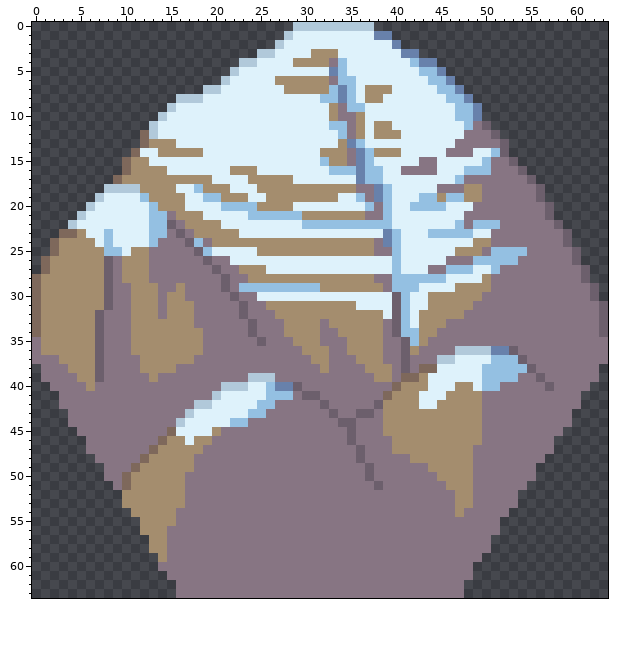
One commit to this pixel-art sprite: Images/TileSets/Civ6/Tiles/Mount Kailash.png. Above is the file before it was changed.
The file is 64x64 pixels.
The result:
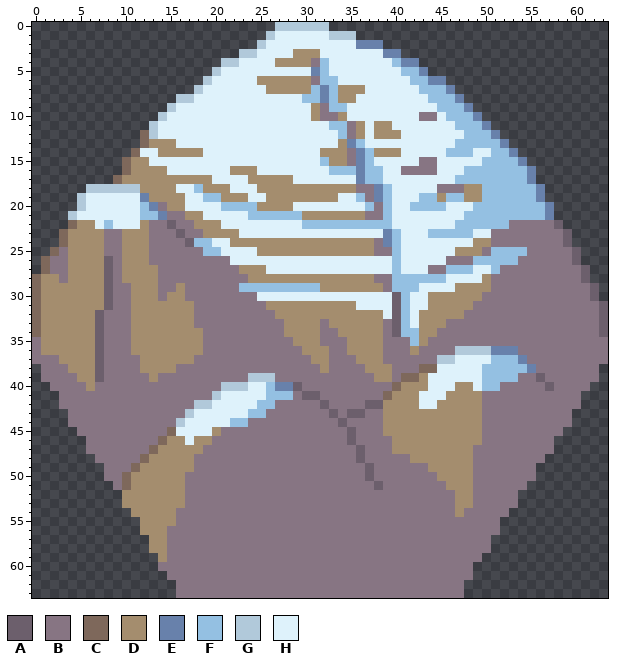
Palette (. is transparent): A #6c5f6c  B #877583  C #7e685b  D #a48d6e  E #6881ab  F #94c0e2  G #b1c9da  H #def2fb
The exact change:
@@ x 0..63 @@
- 0 .............................GGGGGGGGG..........................
- 1 ............................GHHHHHHHHHEE........................
- 2 ...........................GHHHHHHHHHHHHE.......................
- 3 .........................GGHHHHDDDHHHHHHHEE.....................
- 4 .......................GGHHHHDDDDBFHHHHHHHFEE...................
- 5 ......................GHHHHHHHHHHEFHHHHHHHHFFE..................
- 6 .....................GHHHHHDDDDDDBFFHHHHHHHHFFE.................
- 7 ...................GGHHHHHHHDDDDDFEFHDDDHHHHHFFE................
- 8 ................GGGHHHHHHHHHHHHHFFEFHDDHHHHHHHFFE...............
- 9 ...............GHHHHHHHHHHHHHHHHHDBFFHHHHHHHHHHFFE..............
-10 ..............GHHHHHHHHHHHHHHHHHHDBBDHHHHHHHHHHFFE..............
-11 .............GHHHHHHHHHHHHHHHHHHHFFBDHDDHHHHHHHHFBA.............
-12 ............CGHHHHHHHHHHHHHHHHHHHHFBDHDDDHHHHHHHBBBA............
-13 ............CDDDHHHHHHHHHHHHHHHHHHDEFHHHHHHHHHHBBBBBA...........
-14 ...........CHHDDDDDHHHHHHHHHHHHHDDDBEFDDDHHHHHBBBHHFA...........
-15 ..........CDDHHHHHHHHHHHHHHHHHHHFDDBEFHHHHHBBHHHHHFBBA..........
-16 ..........CDDDDHHHHHHHDDDHHHHHHHHFFFEFFHHBBBBHHHFFFBBBA.........
-17 .........CDDDDDDDDDDHHHHDDDDDHHHHHHHEFFHHHHHHHHFBBBBBBBA........
-18 ........GGGGDDDDHHFDDDHHHDDDDDDDDDDDBBEFHHHHHBBBDDBBBBBBA.......
-19 .......GHHHHFDDDDHHFFDDDHHDDDDDDDDHHFBEFHHHFFDFFDDBBBBBBA.......
-20 ......GHHHHHHFDDDHHHHFFFFDDDDHHHHHHHHFBFHHFFFFHHHBBBBBBBBA......
-21 .....GHHHHHHHFFBDDDHHHHHFFFFFFDDDDDDDBBFHHHHHHHHBBBBBBBBBA......
-22 ....GHHHHHHHHFFABDDDDHHHHHHHHHFFFFFFFFFFHHHHHHHFBFFFBBBBBBA.....
-23 ...CCDHHFHHHHFFBABDDDDDHHHHHHHHHHHHHHHHEFHHHFFFFFHHBBBBBBBBA....
-24 ..CDDDDHFHHHHFBBBAFBDDDDDDDDDDDDDDDDDDBEFHHHHHHHHDDBBBBBBBBA....
-25 ..CDDDDDFFHDDBBBBBAFHHHHHDDDDDDDDDDDDDBBFHHHHHHDDDBFFFFBBBBBA...
-26 .CDDDDDDABDDDBBBBBBABBHHHHHHHHHHHHHHHHHHFHHHHHBBBFFFFFBBBBBBA...
-27 .CDDDDDDABDDDBBBBBBBABBDDDHHHHHHHHHHHHHHFHHHBBFFFHHFBBBBBBBBBA..
-28 CDDDDDDDABDDDBBBBBBBBABBDDDDDDDDDDDDDDBBFFFFFFHHHHDBBBBBBBBBBA..
-29 CDDDDDDDABBDDDBBDBBBBABFFFFFFFFFDDDDDDDBFFFHHHHDDDDBBBBBBBBBBBA.
-30 CDDDDDDDABBDDDBDDBBBBBABBHHHHHHHHHHHHHHHAFHHDDDDDDBBBBBBBBBBBBA.
-31 CDDDDDDDABBDDDBDDDBBBBBABBDDDDDDDDDDHHHHAFHHDDDDDBBBBBBBBBBBBBBA
-32 CDDDDDDABBBDDDBDDDBBBBBABBBDDDDDDDDDDDDHAFHDDDDDBBBBBBBBBBBBBBBA
-33 CDDDDDDABBBDDDDDDDBBBBBBABBBDDDDBDDDDDDBAFHDDDBBBBBBBBBBBBBBBBBA
-34 CDDDDDDABBBDDDDDDDDBBBBBABBBDDDDBBDDDDDBAFFDDBBBBBBBBBBBBBBBBBBA
-35 BDDDDDDABBBDDDDDDDDBBBBBBABBBDDDBBBDDDDBBAFDBBBBBBBBBBBBBBBBBBBB
-36 BDDDDDDABBBDDDDDDDDBBBBBBBBBBBDDDBBDDDDBBADBBBBGGGGEEABBBBBBBBBB
-37 BBBDDDDABBBBDDDDDDBBBBBBBBBBBBBDDBBBDDDBBABBBGGHHHHFFFABBBBBBBBB
-38 .BBBDDDABBBBDDDDBBBBBBBBBBBBBBBBDBBBBDDDBABCCHHHHHFFFFFABBBBBBB.
+ 0 ...........................GGGGGG...............................
+ 1 ..........................GHHHHHHGGG............................
+ 2 .........................GHHHHHHHHHHEEE.........................
+ 3 .......................GGHHHHDDDHHHHHHHEE.......................
+ 4 .....................GGHHHHDDDDBFHHHHHHHFEE.....................
+ 5 ....................GHHHHHHHHHHEFHHHHHHHHFFE....................
+ 6 ...................GHHHHHDDDDDDBFFHHHHHHHHFFEE..................
+ 7 ..................GHHHHHHHDDDDDFEFDDDHHHHHHFFFE.................
+ 8 ................GGHHHHHHHHHHHHFFEFDDHHHHHHHHFFFE................
+ 9 ...............GHHHHHHHHHHHHHHHDBFFHHHHHHHHHHFFFE...............
+10 ..............GHHHHHHHHHHHHHHHHDBBDHHHHHHHHBBHFFFE..............
+11 .............GHHHHHHHHHHHHHHHHHHHFFBDHDDHHHHHHHFFFE.............
+12 ............CGHHHHHHHHHHHHHHHHHHHHFBDHDDDHHHHHHHFFFE............
+13 ............CDDDHHHHHHHHHHHHHHHHHHDEFHHHHHHHHHHFFFFFE...........
+14 ...........CHHDDDDDHHHHHHHHHHHHHDDDBEFDDDHHHHHFFFHHFFE..........
+15 ..........CDDHHHHHHHHHHHHHHHHHHHFDDBEFHHHHHBBHHHHHFFFFE.........
+16 ..........CDDDDHHHHHHHDDDHHHHHHHHFFFEFFHHBBBBHHHFFFFFFFE........
+17 .........CDDDDDDDDDDHHHHDDDDDHHHHHHHEFFHHHHHHHHFFFFFFFFE........
+18 ......GGGGGGDDDDHHFDDDHHHDDDDDDDDDDDBBEFHHHHHBBBDDFFFFFFE.......
+19 .....GHHHHHHEDDDDHHFFDDDHHDDDDDDDDHHFBEFHHHFFDFFDDFFFFFFE.......
+20 .....GHHHHHHFEBDDHHHHFFFFDDDDHHHHHHHHFBFHHFFFFHHHFFFFFFFFE......
+21 ....GHHHHHHHFFEBBDDHHHHHFFFFFFDDDDDDDBBFHHHHHHHHFFFFFFFFFE......
+22 ....CDDHFHHHDBBABBDDDHHHHHHHHHFFFFFFFFFFHHHHHHHFFFFFFBBBBBA.....
+23 ...CDDDDBBDDDBBBABBDDDDHHHHHHHHHHHHHHHHEFHHHFFFFFHHBBBBBBBBA....
+24 ...CDDDDBBDDDBBBBAFFHHDDDDDDDDDDDDDDDDBEFHHHHHHHHDDBBBBBBBBA....
+25 ..CBDDDDBBDDDBBBBBBFFHHHHDDDDDDDDDDDDDBBFHHHHHHDDDBFFFFBBBBBA...
+26 .CBBDDDDABDDDBBBBBBBBBHHHHHHHHHHHHHHHHHHFHHHHHBBBFFFFFBBBBBBA...
+27 .CBBDDDDABDDDDBBBBBBBBBDDDHHHHHHHHHHHHHHFHHHBBFFFHHFBBBBBBBBBA..
+28 CDDBDDDDABDDDDBBBBBBBBBBDDDDDDDDDDDDDDBBFFFFFFHHHHDBBBBBBBBBBA..
+29 CDDDDDDDABBDDDBBDBBBBBBFFFFFFFFFDDDDDDDBFFFHHHHDDDDBBBBBBBBBBBA.
+30 CDDDDDDDABBDDDBDDBBBBBBBBHHHHHHHHHHHHHHHAFHHDDDDDDBBBBBBBBBBBBA.
+31 CDDDDDDDABBDDDDDDDBBBBBBBBDDDDDDDDDDHHHHAFHHDDDDDBBBBBBBBBBBBBBA
+32 CDDDDDDABBBDDDDDDDBBBBBBBBBDDDDDDDDDDDDHAFHDDDDDBBBBBBBBBBBBBBBA
+33 CDDDDDDABBBDDDDDDDBBBBBBBBBBDDDDBDDDDDDBAFHDDDBBBBBBBBBBBBBBBBBA
+34 CDDDDDDABBBDDDDDDDDBBBBBBBBBDDDDBBDDDDDBAFFDDBBBBBBBBBBBBBBBBBBA
+35 BDDDDDDABBBDDDDDDDDBBBBBBBBBBDDDBBBDDDDBBBFDBBBBBBBBBBBBBBBBBBBB
+36 BDDDDDDABBBDDDDDDDDBBBBBBBBBBBDDDBBDDDDBBBDBBBBGGGGEEEBBBBBBBBBB
+37 BBBDDDDABBBBDDDDDDBBBBBBBBBBBBBDDBBBDDDBBBBBBGGHHHHFFFEBBBBBBBBB
+38 .BBBDDDABBBBDDDDBBBBBBBBBBBBBBBBDBBBBDDDBBBCCHHHHHFFFFFEBBBBBBB.
 39 .BBBBDDABBBBBDBBBBBBBBBBGGGBBBBBBBBBBBDDBCCDHHHHHHFFFFBBABBBBBB.
@@ x 33..39 @@
 41 BBBBBBC
-42 BBBBBAD
-43 ABBAABD
-44 BAABBBD
+42 BBBBAAD
+43 ABAABBD
+44 BABBBBD
 45 BBABBBD
Pixel boxes of the changes (left, top, right, bottom) in both pictures:
changed: (50, 22, 554, 373)
changed: (347, 400, 374, 427)
